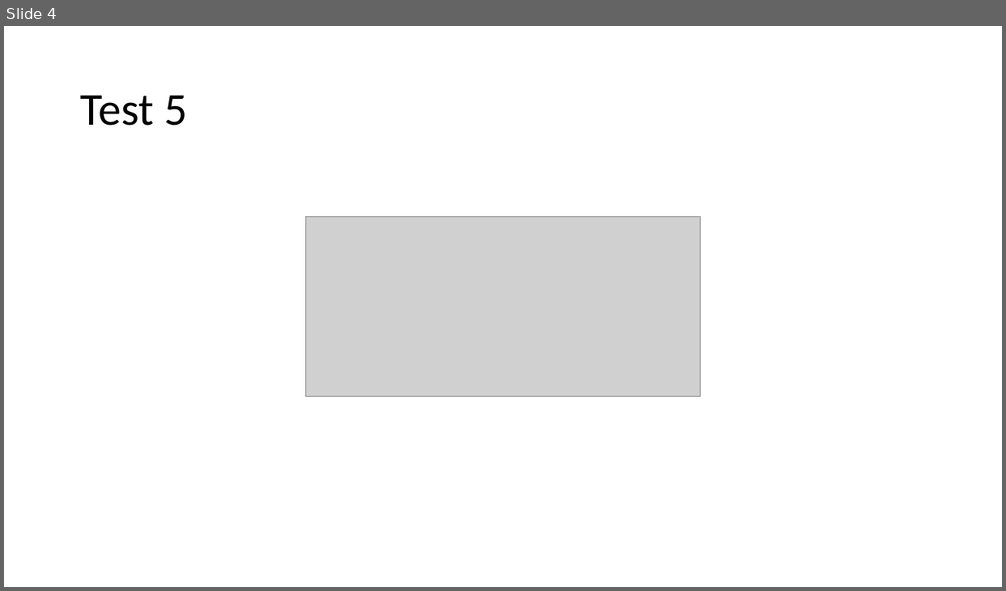
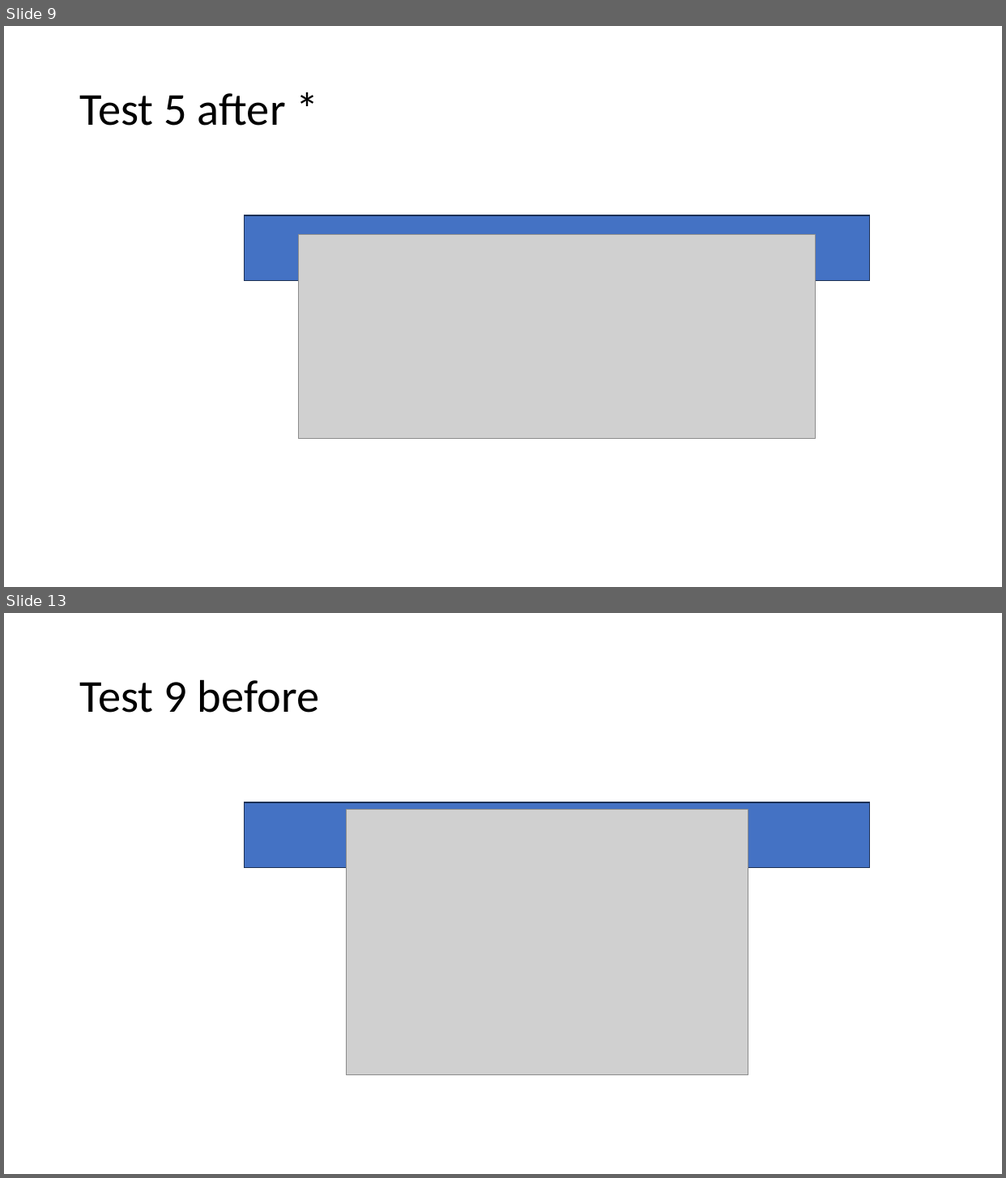
Before and after one commit to Maye16/angle-photos, a slide deck: Figures/Présentation2.pptx. Shown one above the other, each under a label of ours: slide 4 before the commit, slides 9 and 13 after it; the slides between them are not shown. The pictures are 1006x591 and 1006x1178 pixels, drawn with LibreOffice and Linux fonts; fonts in the diff are those of the drawing; grey boxes stand for pictures. Boxes give left, top, right and bottom in pixels: in the first picture for what was removed or moved away, otherwise in the second. Text is boxed around its words. In the diff, an @@ line names an element or a change of style, - is before the commit and + after.

```diff
--- a/Figures/Présentation2.pptx
+++ b/Figures/Présentation2.pptx
@@ slide 13 added at [4, 613, 1002, 1174], background #FFFFFF @@
@@ title added at [80, 679, 319, 713], 44 pt, text #000000 @@
+Test 9 before
@@ rectangle added at [245, 803, 870, 867], fill #4472C4, outline #1E3256 1 pt @@
@@ picture added at [346, 809, 748, 1075] @@
@@ what was slide 4 is now slide 9 @@
@@ slide 9 changed as well @@
@@ title at [80, 93, 286, 126]: text changed @@
-Test 5
+Test 5 after *
@@ rectangle added at [245, 216, 870, 280], fill #4472C4, outline #1E3256 1 pt @@
@@ picture: place and size @@
-picture at [305, 217, 701, 396]
+picture at [298, 235, 815, 438]
```
Also in this commit, not shown: 2 other slides changed, 8 other slides added, 17 other files.
